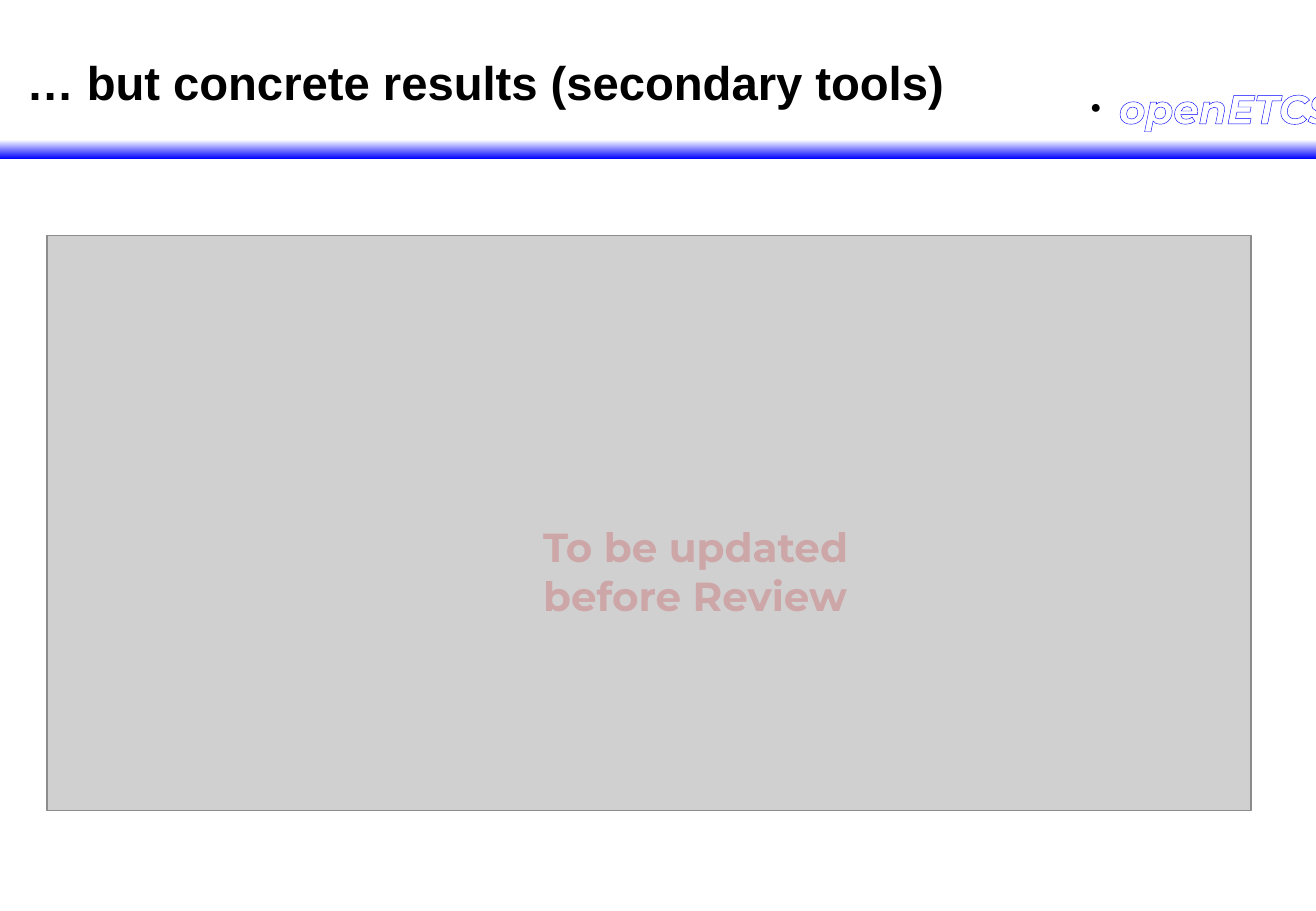
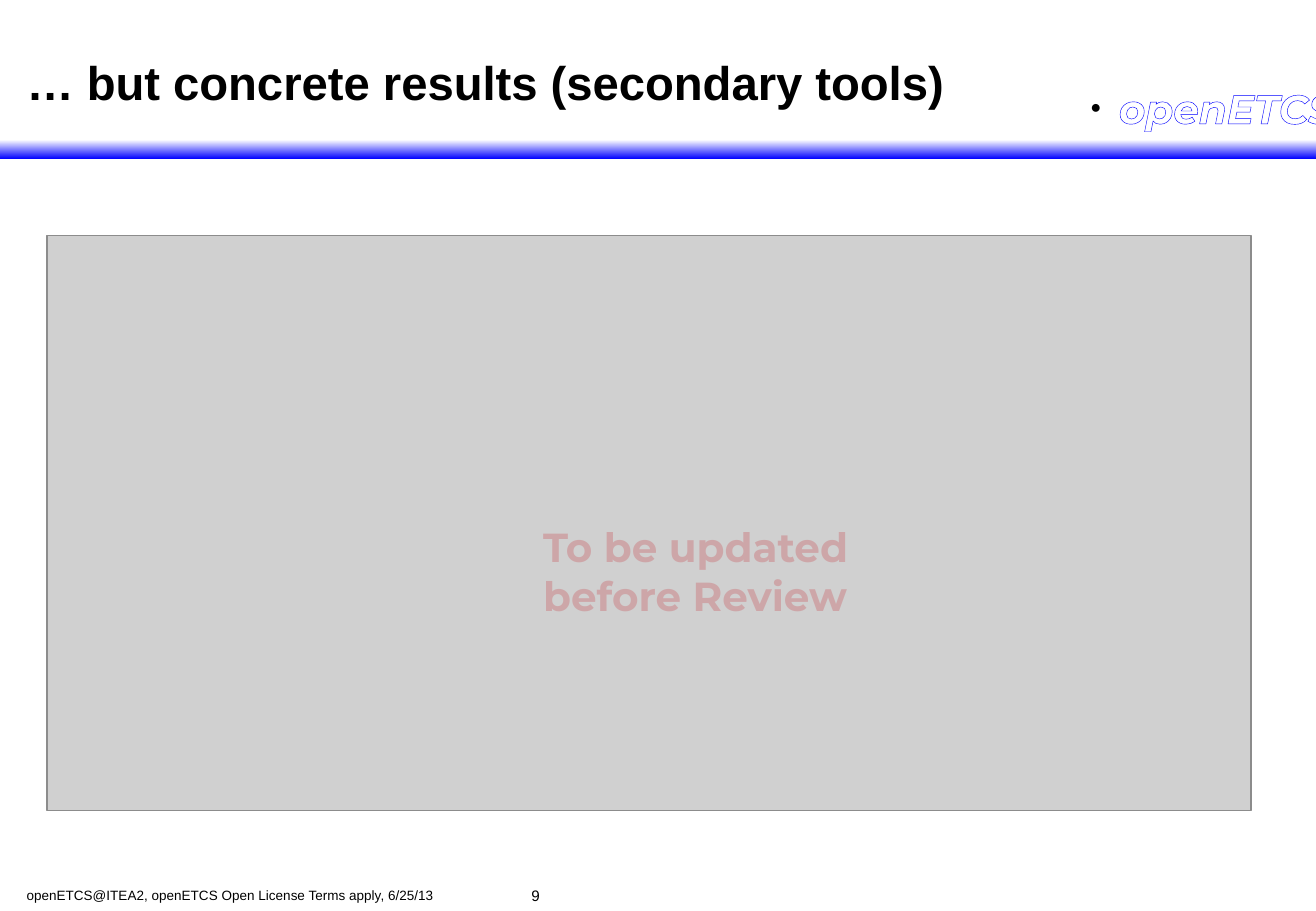
Before and after one commit to openETCS/toolchain, a slide deck: slide 9 of 2013_07_itea_Review/2013_07_itea_Review.odp. Drawn at 1316x911 pixels with LibreOffice and Linux fonts; fonts in the diff are those of the drawing; grey boxes stand for pictures; background and template pictures are left out. Boxes give left, top, right and bottom in pixels: in the first picture for what was removed or moved away, otherwise in the second. Text is boxed around its words. In the diff, an @@ line names an element or a change of style, - is before the commit and + after.

```diff
--- a/2013_07_itea_Review/2013_07_itea_Review.odp
+++ b/2013_07_itea_Review/2013_07_itea_Review.odp
@@ text added at (27,890,433,903), 8 pt, text #000000 @@
+openETCS@ITEA2, openETCS Open License Terms apply, 6/25/13
@@ page number added at (531,890,539,901), 9 pt, text #000000 @@
+9
```
Also in this commit, not shown: 4 other slides changed, 1 other file.
